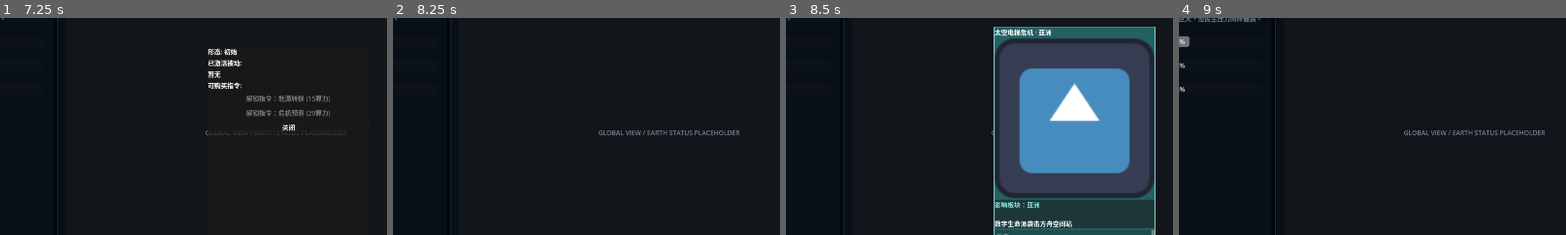
Above: before the commit, frames 1-4 (left to right).
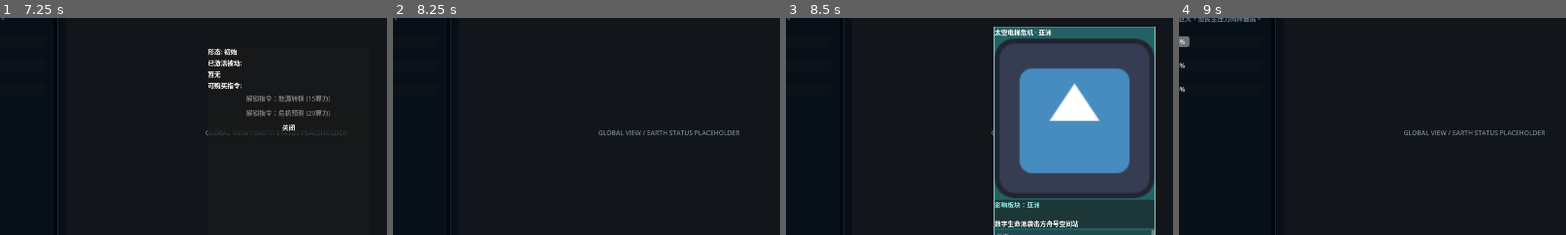
Above: after the commit, the same moments.

Repository: ltzu929/moss
Game: Godot game, scene res://scenes/main_os.tscn
Same seed, same stepped clock (60 frames per second), same inputs: the game is played once before the commit and once after it. The engine's default icon, where the game draws it, is replaced by a stand-in: a white triangle on a blue panel in a dark square.
Inputs (mouse positions are % of the whole screen's width and height, from its top left):
- Up to frame 1 (7.25 s): click "进化 Lv.1" at 0.5 s; click "查看详情" at 1.25 s; click "解锁指令：全局接管 (25算力 / 10能源)" at 2 s; click "关闭" at 2.75 s; click "进化 Lv.1" at 3.5 s; click "查看详情" at 4.25 s; click "关闭" at 5 s; click "进化 Lv.1" at 5.75 s; click "查看详情" at 6.5 s
- Up to frame 2 (8.25 s): click "关闭" at 7.25 s; tap Enter at 8 s; move the mouse to (8, 87) at 8.02 s; click (8, 87) at 8.17 s
- Up to frame 3 (8.5 s): no input
- Up to frame 4 (9 s): click "旁观" at 8.75 s
The pictures show only the part of the screen within x 13-63%, y 20-70%; the shares and areas given below are measured in that part.

Frames 1-2 are identical in both runs. In frame 3, 0.1% of the frame differs, in the area x 68-76%, y 93-97%; in frame 4, nothing differs.

Commit message:
fix:修复2075事件无法被触发

Diff:
--- a/data/events/event_2044.tres
+++ b/data/events/event_2044.tres
@@ -34,6 +34,6 @@
 event_title = "太空电梯危机"
 event_time = 2044
 event_region = "亚洲"
-event_description = "数字生命派袭击方舟空间站"
+event_description = "数字生命派袭击方舟号空间站"
 options = Array[ExtResource("1_qu5m7")]([SubResource("Resource_j5aep"), SubResource("Resource_bbnqo"), SubResource("Resource_qu5m7")])
 metadata/_custom_type_script = "uid://dhndawkfhm8iq"
--- a/scripts/systems/main_os.gd
+++ b/scripts/systems/main_os.gd
@@ -24,6 +24,7 @@
 const INITIAL_ENERGY: int = 100
 const INITIAL_MAX_CPU: int = 100
 const INITIAL_CPU_RECOVERY_RATE: int = 10
+const END_YEAR: int = 2075
 
 ## 进化指令名称
 const COMMAND_ENERGY_CONVERT: String = "能源转换"
@@ -36,7 +37,7 @@
 # ============================================================
 
 ## 当前年份 (2044-2075)
-## 每年递增，到达2075触发结局判定
+## 每年递增，到达2075先触发终局事件，再结算结局
 var current_year: int = 2044
 
 ## 当前算力 (MOSS的核心资源)
@@ -618,10 +619,10 @@
 
 ## 计时器回调函数 - 游戏核心循环
 ## 每秒触发一次（Timer节点配置），负责：
-##   1. 年份递增
-##   2. 能源恢复
-##   3. 事件触发检查
-##   4. 时间推进
+##   1. 事件触发检查
+##   2. 时间推进
+##   3. 能源恢复
+##   4. 冷却、进化和UI更新
 ##   5. 胜负判定
 func _on_timer_timeout() -> void:
 	# 游戏已结束，禁止任何操作
@@ -663,6 +664,11 @@
 			# 玩家决策完成，恢复时间流动
 			$Timer.start()
 
+	# 终局年份需要先处理对应事件，再进入结局结算
+	if current_year >= END_YEAR:
+		check_game_end()
+		return
+
 	# === 第二步：时间推进 ===
 	current_year += 1
 	current_energy += 10  # 每年能源自然恢复
@@ -674,7 +680,10 @@
 	update_command_buttons()  # 更新指令按钮状态
 
 	# === 第三步：胜负判定 ===
-	check_game_end()
+	if current_year < END_YEAR:
+		check_game_end()
+	else:
+		_check_game_failure()
 
 # ============================================================
 # 事件后果处理
@@ -921,18 +930,31 @@
 ## 检查游戏是否应该结束
 ## 触发条件:
 ##   1. 平均控制权 ≤ 0 → Game Over
-##   2. 年份 ≥ 2075 → 结局判定
+##   2. 年份 ≥ END_YEAR → 结局判定
 func check_game_end() -> void:
 	var avg_authority := get_average_authority()
 
 	# 负判定：控制权丧失
-	if avg_authority <= 0:
+	if _check_game_failure(avg_authority):
+		return
+
+	# 胜判定：时间到达终点
+	if current_year >= END_YEAR:
+		trigger_ending(avg_authority)
+
+## 检查控制权失败状态
+## 参数: avg_authority - 已计算的平均控制权；默认重新计算
+## 返回: true 表示已触发失败结局
+func _check_game_failure(avg_authority: int = -1) -> bool:
+	var authority := avg_authority
+	if authority < 0:
+		authority = get_average_authority()
+
+	if authority <= 0:
 		trigger_game_over()
-		return
-
-	# 胜判定：时间到达终点
-	if current_year >= 2075:
-		trigger_ending(avg_authority)
+		return true
+
+	return false
 
 ## 触发失败结局
 ## 原因: 所有板块控制权归零，MOSS系统崩溃
--- a/tests/test_runner.gd
+++ b/tests/test_runner.gd
@@ -521,21 +521,10 @@
 	_log("[断言组] 事件触发")
 	_log("  事件日志: %s" % str(_event_log))
 
-	# 注意：2075年的事件(木星引力危机)在当前游戏逻辑下无法触发
-	# 原因：事件检查在年份递增之前，但check_game_end()在递增后立即调用
-	# 当current_year从2074递增到2075时，check_game_end()触发游戏结束
-	# 下一个timer tick永远不会执行，因此2075年的事件无法触发
-	var expected_years: Array[int] = [2044, 2053, 2058, 2065, 2070]
+	var expected_years: Array[int] = [2044, 2053, 2058, 2065, 2070, 2075]
 	for year in expected_years:
 		var triggered: bool = (year in _event_log)
 		_assert_true(triggered, "年份%d应有事件触发" % year, "event_triggering")
-
-	# 2075年事件无法触发（已知游戏逻辑问题）
-	_assert_true(
-		2075 not in _event_log,
-		"2075年事件不应触发（游戏在年份达到2075时结束）",
-		"event_triggering"
-	)
 
 
 func _assert_evolution_unlocks() -> void:
Not shown, changed: .mcp.json
Not shown, changed: .gitignore
Not shown, changed: docs/dev/开发流程.md
Not shown, changed: docs/dev/技术架构.md
Not shown, added: docs/superpowers/plans/2026-05-28-moss-main-ui-conservative-layout.md
